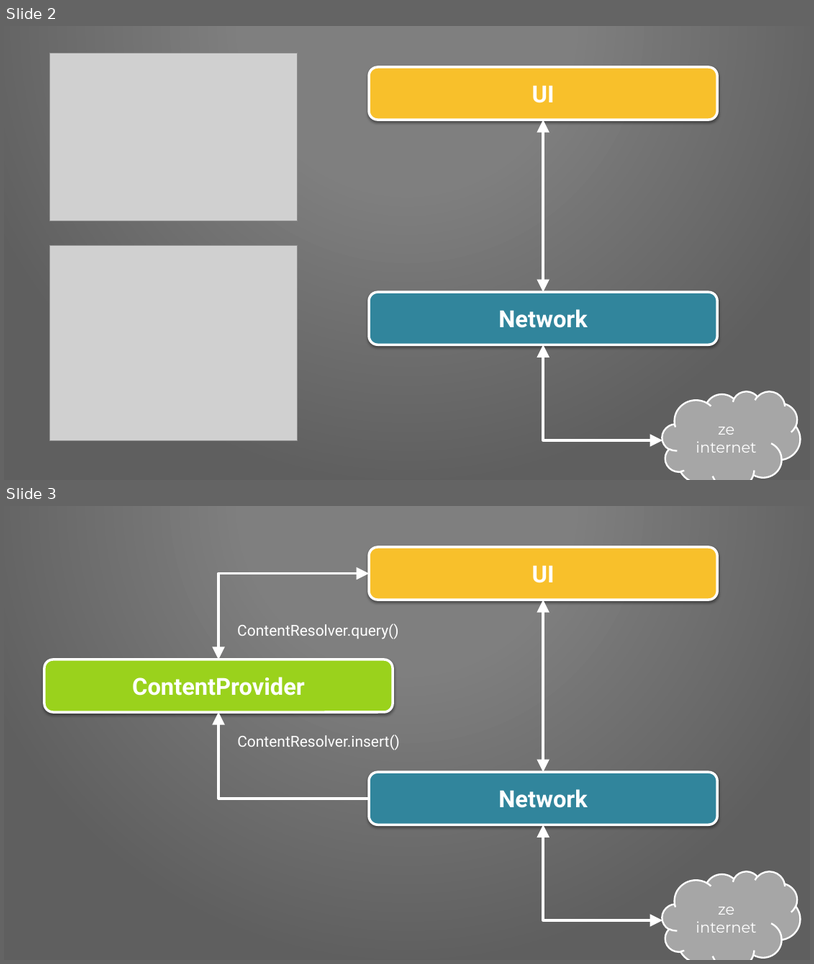
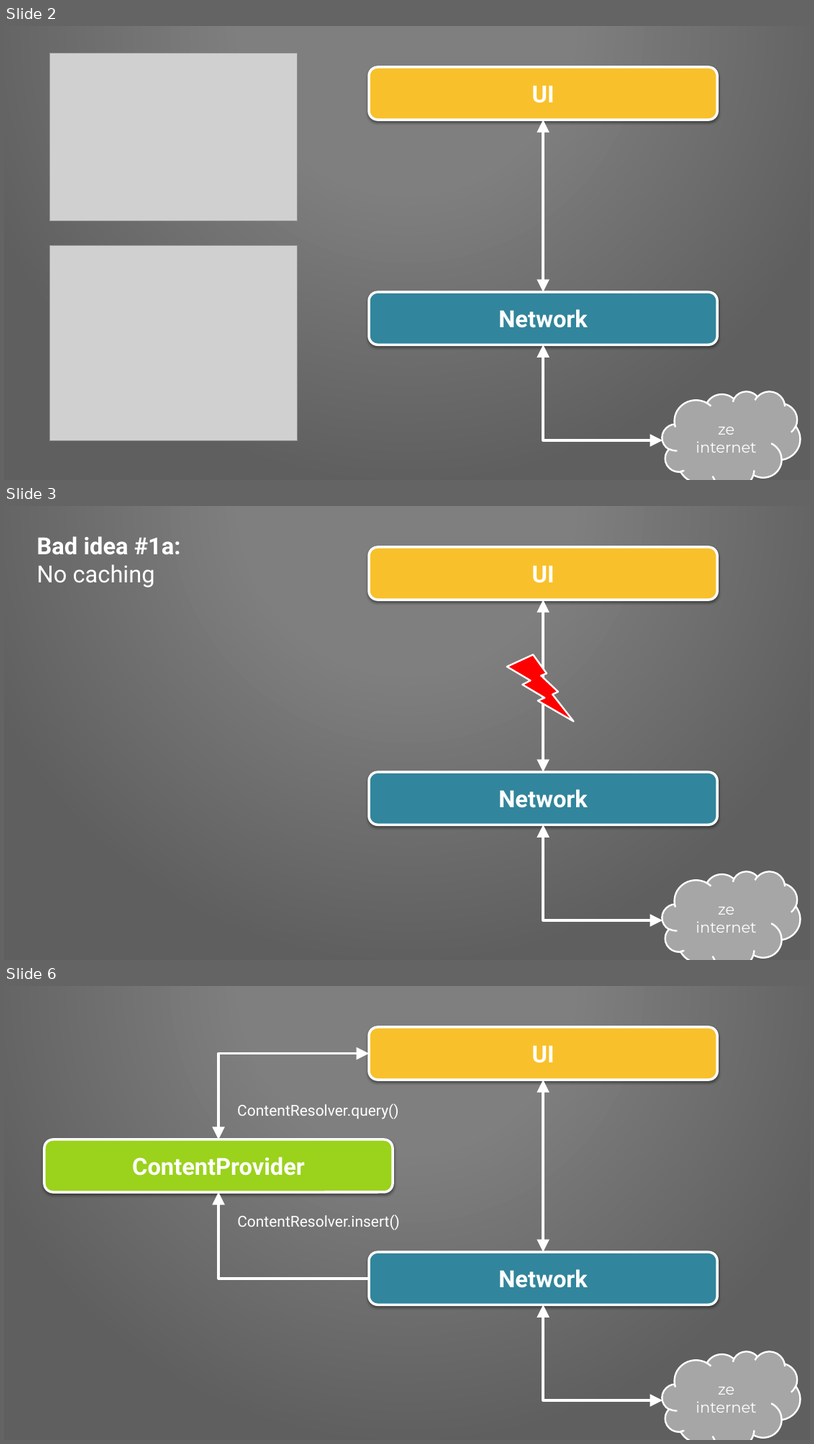
Before and after one commit to Pixplicity/sync-demo, a slide deck: I've been doing some syncing.pptx. Shown one above the other, each under a label of ours: slides 2 and 3 before the commit, slides 2, 3 and 6 after it; the slides between them are not shown. The pictures are 814x964 and 814x1444 pixels, drawn with LibreOffice and Linux fonts; fonts in the diff are those of the drawing; grey boxes stand for pictures; background and template pictures are left out. Boxes give left, top, right and bottom in pixels: in the first picture for what was removed or moved away, otherwise in the second. Text is boxed around its words. In the diff, an @@ line names an element or a change of style, - is before the commit and + after.

```diff
--- a/I've been doing some syncing.pptx
+++ b/I've been doing some syncing.pptx
@@ slide 3 added at (4, 506, 810, 960), background picture (left out); not listed: 1 template element that a slide beside it also shows @@
@@ text added at (37, 536, 181, 587), 28 pt, text #FFFFFF, bold @@
+Bad idea #1a:
+No caching
@@ rounded rectangle added at (369, 547, 718, 600), fill #F8C02B, outline #FFFFFF 3 pt, 28 pt, text #FFFFFF, bold @@
+UI
@@ double arrow added from (543, 600) to (543, 772), #FFFFFF 3 pt @@
@@ lightning bolt added at (507, 655, 574, 721), fill #FF0000, outline #FFFFFF 2 pt @@
@@ rounded rectangle added at (369, 772, 718, 825), fill #31859C, outline #FFFFFF 3 pt, 28 pt, text #FFFFFF, bold @@
+Network
@@ elbow double arrow added from (543, 825) to (663, 921), #FFFFFF 3 pt @@
@@ cloud added at (663, 871, 801, 960), fill #A6A6A6, outline #FFFFFF 2 pt, 18 pt, text #FFFFFF @@
+ze internet
@@ what was slide 3 is now slide 6 @@
```
Also in this commit, not shown: 1 slide changed, 3 other slides added.
